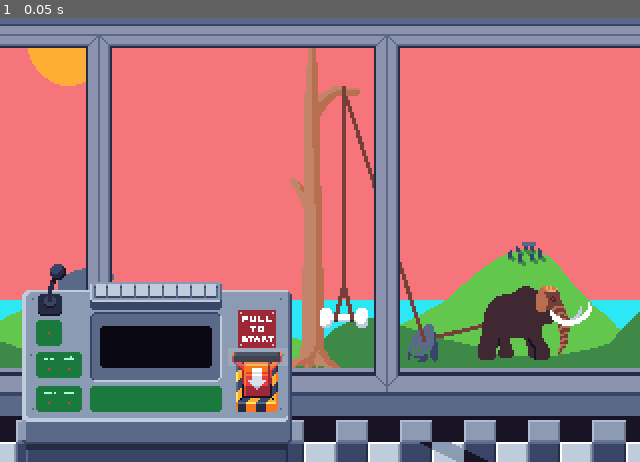
Above: before the commit, frame 1.
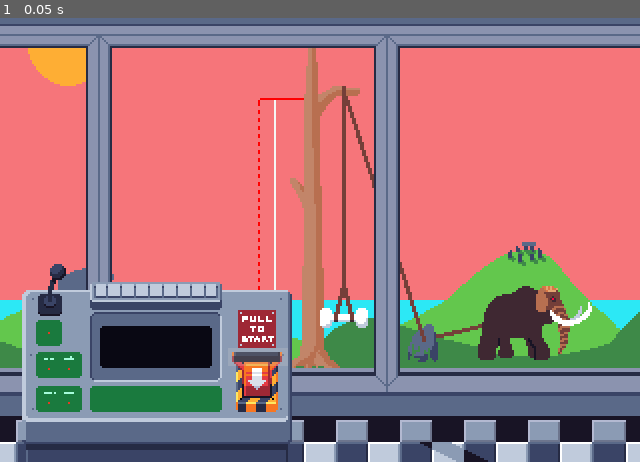
Above: after the commit, the same moment.

Repository: mattismoel/jam-project
Game: Godot game, scene res://scene/level/stone-age-level/stone_age_level.tscn
The game is run twice, just before and just after one commit, with the same random seed, the same clock (stepped at 60 frames per second) and the same inputs. The project has no main scene, so this scene is started directly.
Inputs:
- Up to frame 1 (0.05 s): no input

The runs differ from the first frame. In frame 1, 0.2% of the frame differs, in the area x 40-48%, y 18-62%.

Commit message:
gondola up and not down

Diff:
--- a/scene/level/stone-age-level/mammoth.gd
+++ b/scene/level/stone-age-level/minigame/mammoth.gd
@@ -6,7 +6,7 @@
 func _ready() -> void:
     direction = Vector2.LEFT
 
-func _process(delta: float) -> void:
+func _physics_process(delta: float) -> void:
     if !get_viewport_rect().has_point(global_position):
         direction*=-1
     position += direction*speed*delta
--- a/scene/level/stone-age-level/stone_age_minigame.gd
+++ b/scene/level/stone-age-level/minigame/stone_age_minigame.gd
@@ -1,6 +1,6 @@
 extends Minigame
 
-@export var duration_secs: float = 10.0
+@export var force_per_hit: float = 100
 
 @export_category("References")
 @export var projectile: Node2D
@@ -11,7 +11,7 @@
 @onready var force_label: Label = %ForceLabel
 @onready var countdown_timer: Timer = %CountdownTimer
 
-var _mammoth_angriness: float = 0
+var _mammoth_hits: float = 0
 
 func _ready() -> void:
     countdown_timer.timeout.connect(_on_timeout)
@@ -21,7 +21,8 @@
     countdown_label.text = format_time_left()
 
 func _on_timeout() -> void:
-    finished.emit(_mammoth_angriness)
+    var force = _mammoth_hits*force_per_hit
+    finished.emit(force)
 
 func format_time_left() -> String:
     var time_left := countdown_timer.time_left
@@ -36,9 +37,9 @@
     mammoth.direction*=-1
     mammoth.speed+=10
 
-    _mammoth_angriness += 1
+    _mammoth_hits += 1
 
-    if _mammoth_angriness == 1:
+    if _mammoth_hits == 1:
         force_label.text = "1 hit"
     else:
-        force_label.text = "%d hits" % (_mammoth_angriness)
+        force_label.text = "%d hits" % (_mammoth_hits)
--- a/scene/level/stone-age-level/stone_age_minigame.tscn
+++ b/scene/level/stone-age-level/minigame/stone_age_minigame.tscn
@@ -1,7 +1,7 @@
 [gd_scene load_steps=16 format=3 uid="uid://bg3k3jej6jlfx"]
 
-[ext_resource type="Script" path="res://scene/level/stone-age-level/stone_age_minigame.gd" id="1_8382s"]
-[ext_resource type="Script" path="res://scene/level/stone-age-level/mammoth.gd" id="1_fffu5"]
+[ext_resource type="Script" path="res://scene/level/stone-age-level/minigame/stone_age_minigame.gd" id="1_8382s"]
+[ext_resource type="Script" path="res://scene/level/stone-age-level/minigame/mammoth.gd" id="1_fffu5"]
 [ext_resource type="Texture2D" uid="uid://djbuftp8w7et8" path="res://scene/level/stone-age-level/asset/mammoth_animation.png" id="2_icvlg"]
 [ext_resource type="PackedScene" uid="uid://bo7lw7vj7tcr2" path="res://scene/level/stone-age-level/minigame/slingshot.tscn" id="3_jfecu"]
 [ext_resource type="PackedScene" uid="uid://c01v1gk8f6iya" path="res://scene/level/stone-age-level/minigame/projectile.tscn" id="5_dqgkg"]
@@ -61,7 +61,7 @@
 [node name="StoneageMinigame" type="Node2D" node_paths=PackedStringArray("projectile", "mammoth", "animation_of_mammoth")]
 z_index = 5
 script = ExtResource("1_8382s")
-duration_secs = 15.0
+force_per_hit = 500.0
 projectile = NodePath("Sling shot/Projectile")
 mammoth = NodePath("Mammoth")
 animation_of_mammoth = NodePath("Mammoth/AnimatedSprite2D")
--- a/scene/level/stone-age-level/stone_age_gondola.gd
+++ b/scene/level/stone-age-level/stone_age_gondola.gd
@@ -1,9 +1,24 @@
 extends Gondola
 
-@export var gravity: float
+var _acceleration: float = 0
+var _speed: float = 0
 
-func _process(delta: float) -> void:
-    pass
+func _physics_process(delta: float) -> void:
+    if _acceleration != 0:
+        _speed+=_acceleration*delta
+        var delta_pos=_speed*delta
 
-func begin_ride(force: float) -> void:
-    print("Gondola going up...")
+        position+=delta_pos*Vector2.UP
+        reached_height+=delta_pos
+
+        if reached_height>tower.tower_stat.height:
+            _on_ride_finish()
+
+func begin_ride(acceleration: float) -> void:
+    _acceleration = acceleration
+    print("Gondola going up with acceleration %f" % _acceleration)
+
+func _on_ride_finish() -> void:
+    _acceleration = 0
+    _speed = 0
+    super()
--- a/scene/level/stone-age-level/stone_age_gondola.tscn
+++ b/scene/level/stone-age-level/stone_age_gondola.tscn
@@ -1,10 +1,11 @@
 [gd_scene load_steps=3 format=3 uid="uid://dq0dfva11ynl5"]
 
-[ext_resource type="Script" path="res://script/gondola.gd" id="1_gyw8e"]
+[ext_resource type="Script" path="res://scene/level/stone-age-level/stone_age_gondola.gd" id="1_0ufrr"]
 [ext_resource type="Texture2D" uid="uid://bi42n4wwrj7ws" path="res://scene/level/stone-age-level/asset/gondola.png" id="2_08131"]
 
 [node name="Stone age Gondola" type="Node2D"]
-script = ExtResource("1_gyw8e")
+script = ExtResource("1_0ufrr")
+max_seats = 2
 
 [node name="Sprite2D" type="Sprite2D" parent="."]
 texture = ExtResource("2_08131")
--- a/scene/level/stone-age-level/stone_age_level.tscn
+++ b/scene/level/stone-age-level/stone_age_level.tscn
@@ -7,12 +7,12 @@
 [ext_resource type="PackedScene" uid="uid://bqjvqdiebn7pk" path="res://scene/tutorial-blueprint/test_tutorial.tscn" id="2_lxr2i"]
 [ext_resource type="PackedScene" uid="uid://dyquehg06r5tj" path="res://scene/level/stone-age-level/stone_age_tower.tscn" id="3_d8m5n"]
 [ext_resource type="PackedScene" uid="uid://bga4am3fmln5e" path="res://scene/tutorial-blueprint/tutorial.tscn" id="3_vgd1y"]
-[ext_resource type="PackedScene" uid="uid://bg3k3jej6jlfx" path="res://scene/level/stone-age-level/stone_age_minigame.tscn" id="4_l611u"]
+[ext_resource type="PackedScene" uid="uid://bg3k3jej6jlfx" path="res://scene/level/stone-age-level/minigame/stone_age_minigame.tscn" id="4_l611u"]
 [ext_resource type="PackedScene" uid="uid://b4gvapy7q4vb" path="res://scene/control-room/control_room.tscn" id="7_vbjw0"]
 
 [sub_resource type="Resource" id="Resource_ae11u"]
 script = ExtResource("2_al3v5")
-height = 170
+height = 140
 desired_height = 140
 
 [node name="StoneageLevel" type="Node2D" node_paths=PackedStringArray("_tower", "_console")]
@@ -35,6 +35,7 @@
 [node name="Stoneage Tower" parent="." instance=ExtResource("3_d8m5n")]
 z_index = 2
 position = Vector2(162, 199)
+passenger_mass = 100.0
 tower_stat = SubResource("Resource_ae11u")
 
 [node name="ControlRoom" parent="." instance=ExtResource("7_vbjw0")]
--- a/scene/level/stone-age-level/stone_age_tower.gd
+++ b/scene/level/stone-age-level/stone_age_tower.gd
@@ -1,30 +1,43 @@
 extends Tower
 
+@export var passenger_mass: float = 50
+
+@export_category("References")
 @export var mammoth: AnimatedSprite2D
 @export var rope: Line2D
 
-var mammoth_speed: float = 0
+var gondola_acceleration: float = 0
+var gondola_speed: float = 0
+
+func _ready() -> void:
+    super()
+    gondola.occupy_seats(2)
 
 func calculate_popularity_score(passenger_count: int, height: float) -> float:
     return height / tower_stat.desired_height
 
 func begin_ride(_force: float) -> void:
-    force = _force
-    gondola.begin_ride(_force)
-    mammoth_pull(_force)
+    var gondola_mass = gondola.seats_occupied * passenger_mass
+    gondola_acceleration = _force/gondola_mass
+    print("Ride begun with gondola_acceleration %f" % gondola_acceleration)
+
+    gondola.begin_ride(gondola_acceleration)
+    mammoth.play()
 
     began_ride.emit()
 
+func _physics_process(delta: float) -> void:
+    gondola_speed+=gondola_acceleration*delta
+
+    mammoth.position.x+=gondola_speed*delta
+    mammoth.speed_scale+=gondola_speed/10e6
+
 func _process(delta: float) -> void:
-    mammoth.position.x+=mammoth_speed*delta
+    var correction = Vector2(-3, 108) #rope.position-rope.get_point_position(0)
+    rope.set_point_position(0, correction+gondola.position)
     rope.set_point_position(3, Vector2(mammoth.position.x, rope.get_point_position(3).y))
-    #rope.set_point_position(0, Vector2(rope.get_point_position(3).x, gondola.position.y))
 
-func mammoth_pull(force: float) -> void:
-    mammoth.speed_scale = 1+force/20
-    mammoth.play()
-
-    mammoth_speed = force*2
-
-func _draw() -> void:
-    pass
+func _on_gondola_ride_finished(height: float, seats_occupied: int) -> void:
+    super(height, seats_occupied)
+    gondola_acceleration = 0
+    gondola_speed = 0
--- a/scene/level/stone-age-level/stone_age_tower.tscn
+++ b/scene/level/stone-age-level/stone_age_tower.tscn
@@ -6,12 +6,11 @@
 [ext_resource type="PackedScene" uid="uid://dq0dfva11ynl5" path="res://scene/level/stone-age-level/stone_age_gondola.tscn" id="4_1s7vp"]
 [ext_resource type="Texture2D" uid="uid://2vyb72stcgkv" path="res://scene/level/stone-age-level/asset/trolley.png" id="4_6yf02"]
 [ext_resource type="Texture2D" uid="uid://bpkwcsleyktcm" path="res://scene/level/stone-age-level/asset/side_view_mammoth-Sheet.png" id="6_cdvey"]
-[ext_resource type="Script" path="res://scene/level/stone-age-level/stone_age_gondola.gd" id="6_e2dy4"]
 
 [sub_resource type="Resource" id="Resource_ufrxb"]
 script = ExtResource("2_4jhrw")
-height = 100
-desired_height = 100
+height = 50
+desired_height = 10
 
 [sub_resource type="AtlasTexture" id="AtlasTexture_dfvur"]
 atlas = ExtResource("6_cdvey")
@@ -64,10 +63,10 @@
 position = Vector2(50, -19)
 texture = ExtResource("4_6yf02")
 
-[node name="Gondola" parent="." instance=ExtResource("4_1s7vp")]
+[node name="Gondola" parent="." node_paths=PackedStringArray("tower") instance=ExtResource("4_1s7vp")]
 position = Vector2(10, -37)
-script = ExtResource("6_e2dy4")
-gravity = 0.0
+max_seats = 1
+tower = NodePath("..")
 
 [node name="Rope" type="Line2D" parent="."]
 z_index = -1
Not shown: 1 places in scene/level/stone-age-level/stone_age_tower.tscn that only renumber resources
